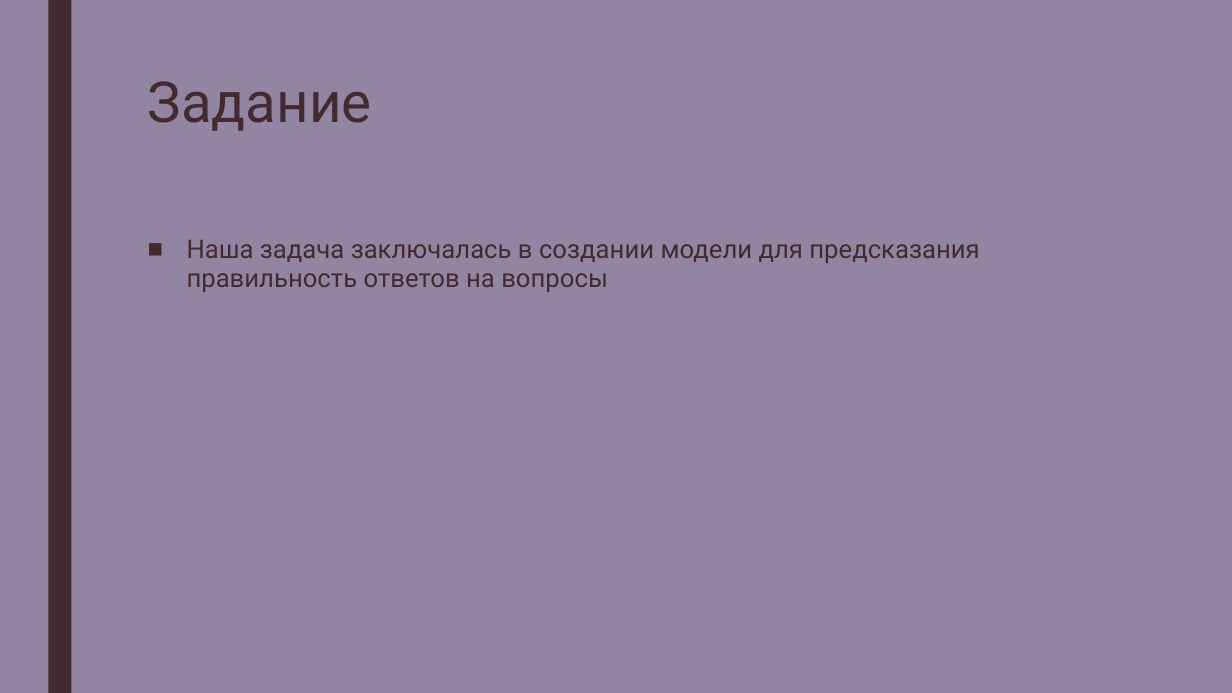
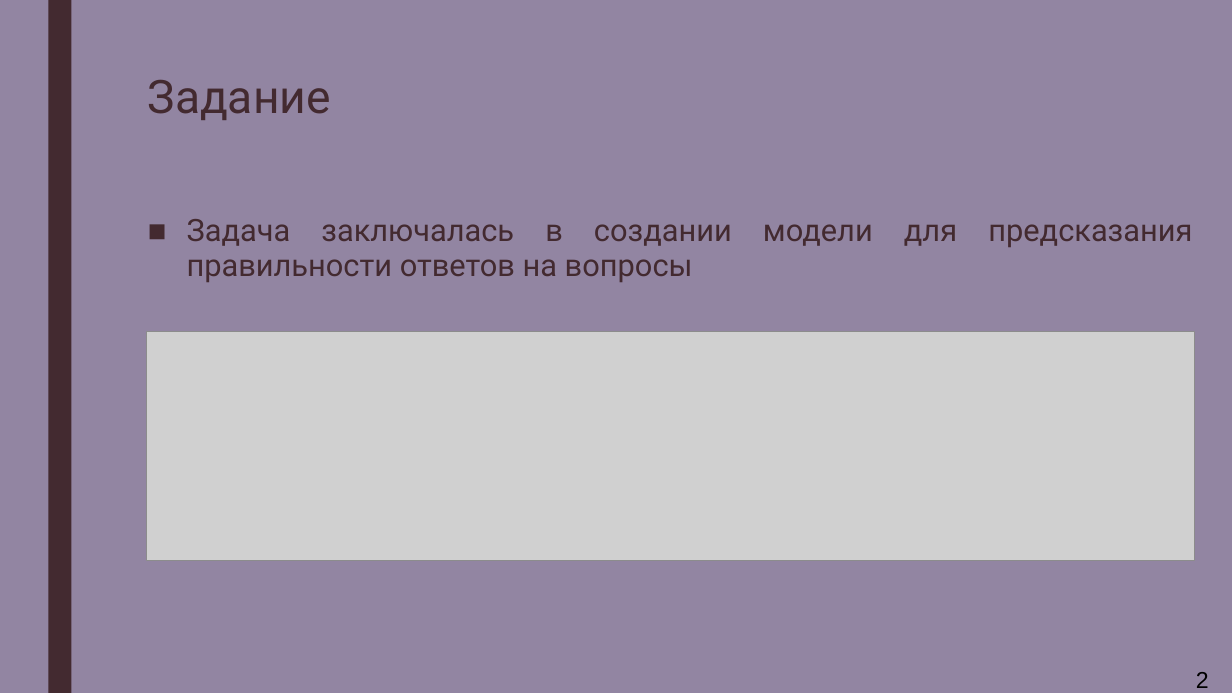
Before and after one commit to zumvanrin/DM_team_RIIID, a slide deck: slide 2 of Riid.pptx (slide 3 before the commit). Drawn at 1232x693 pixels with LibreOffice and Linux fonts; fonts in the diff are those of the drawing; grey boxes stand for pictures. Boxes give left, top, right and bottom in pixels: in the first picture for what was removed or moved away, otherwise in the second. Text is boxed around its words. In the diff, an @@ line names an element or a change of style, - is before the commit and + after.

```diff
--- a/Riid.pptx
+++ b/Riid.pptx
@@ text "Задание" at (148, 80, 331, 120): size 44 to 36 pt @@
@@ text at (187, 219, 732, 282): text changed; size 20 to 24 pt @@
-■ Наша задача заключалась в создании модели для предсказания правильность ответов на вопросы
+■ Задача заключалась в создании модели для предсказания правильности ответов на вопросы
@@ picture added at (146, 331, 1194, 560) @@
@@ text added at (1196, 672, 1209, 688), 18 pt, text #000000 @@
+2
```
Also in this commit, not shown: 7 other slides changed, 5 slides added, 5 slides removed.
